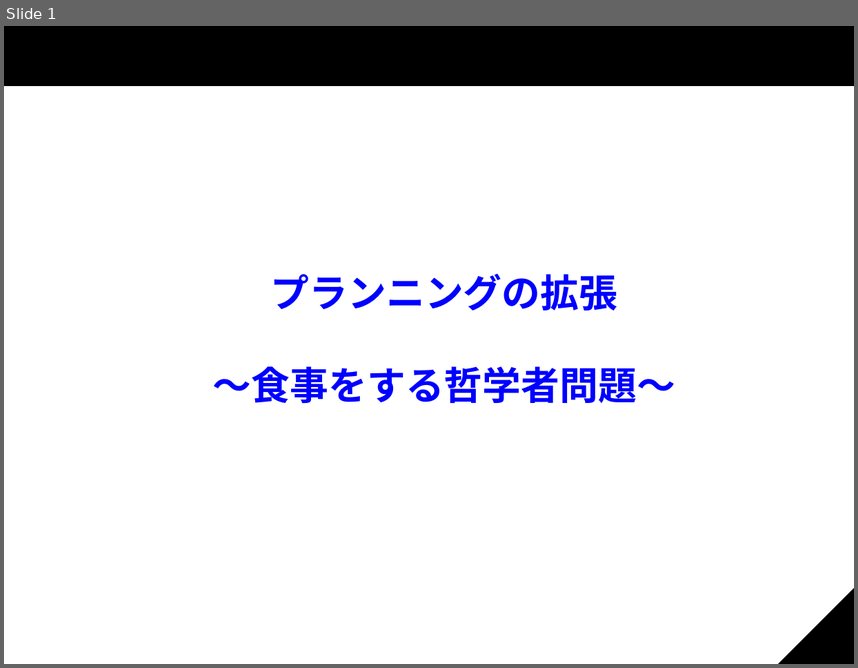
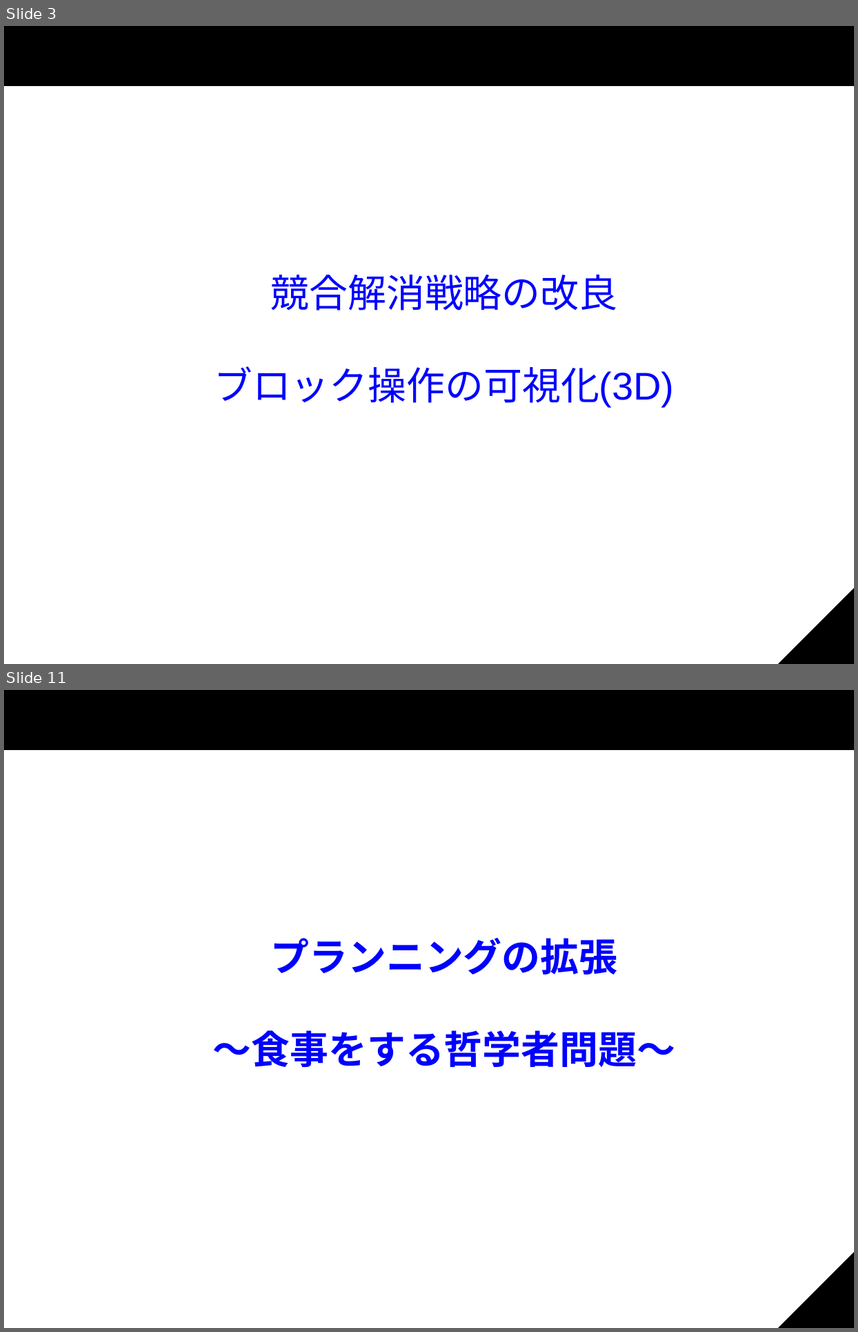
Before and after one commit to KP-3/Shota, a slide deck: スライド.odp. Shown one above the other, each under a label of ours: slide 1 before the commit, slides 3 and 11 after it; the slides between them are not shown. The pictures are 858x668 and 858x1332 pixels, drawn with LibreOffice and Linux fonts; fonts in the diff are those of the drawing; background and template pictures are left out. Boxes give left, top, right and bottom in pixels: in the first picture for what was removed or moved away, otherwise in the second. Text is boxed around its words. In the diff, an @@ line names an element or a change of style, - is before the commit and + after.

```diff
--- a/スライド.odp
+++ b/スライド.odp
@@ slide 3 added at <box>4,26,854,664</box>, background #FFFFFF; not listed: 3 template elements that a slide beside it also shows @@
@@ subtitle added at <box>214,274,674,408</box>, 36 pt, text #0000FF @@
+競合解消戦略の改良
+ブロック操作の可視化(3D)
@@ what was slide 1 is now slide 11 @@
```
Also in this commit, not shown: 9 slides changed, 10 other slides added.
